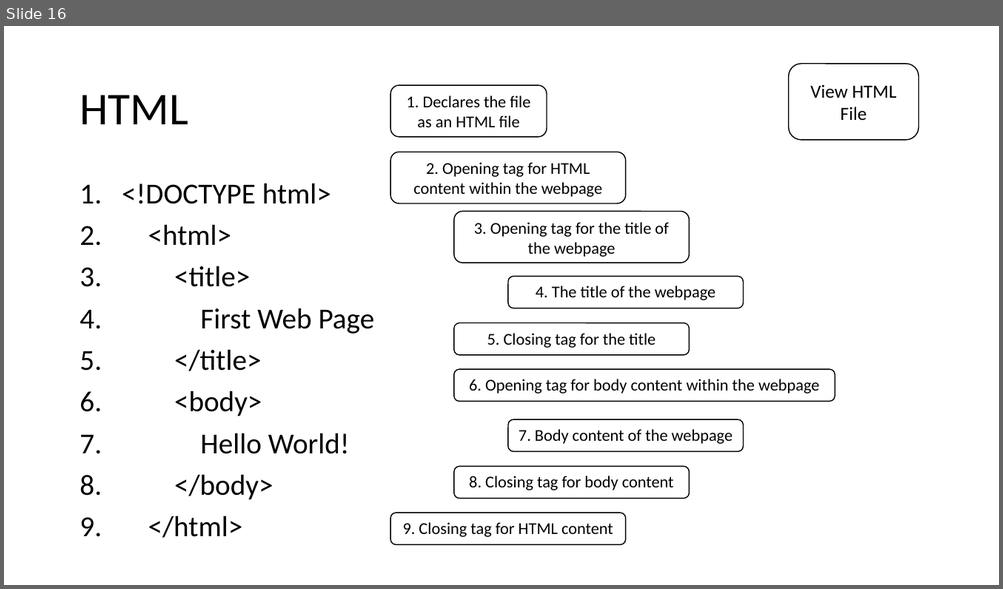
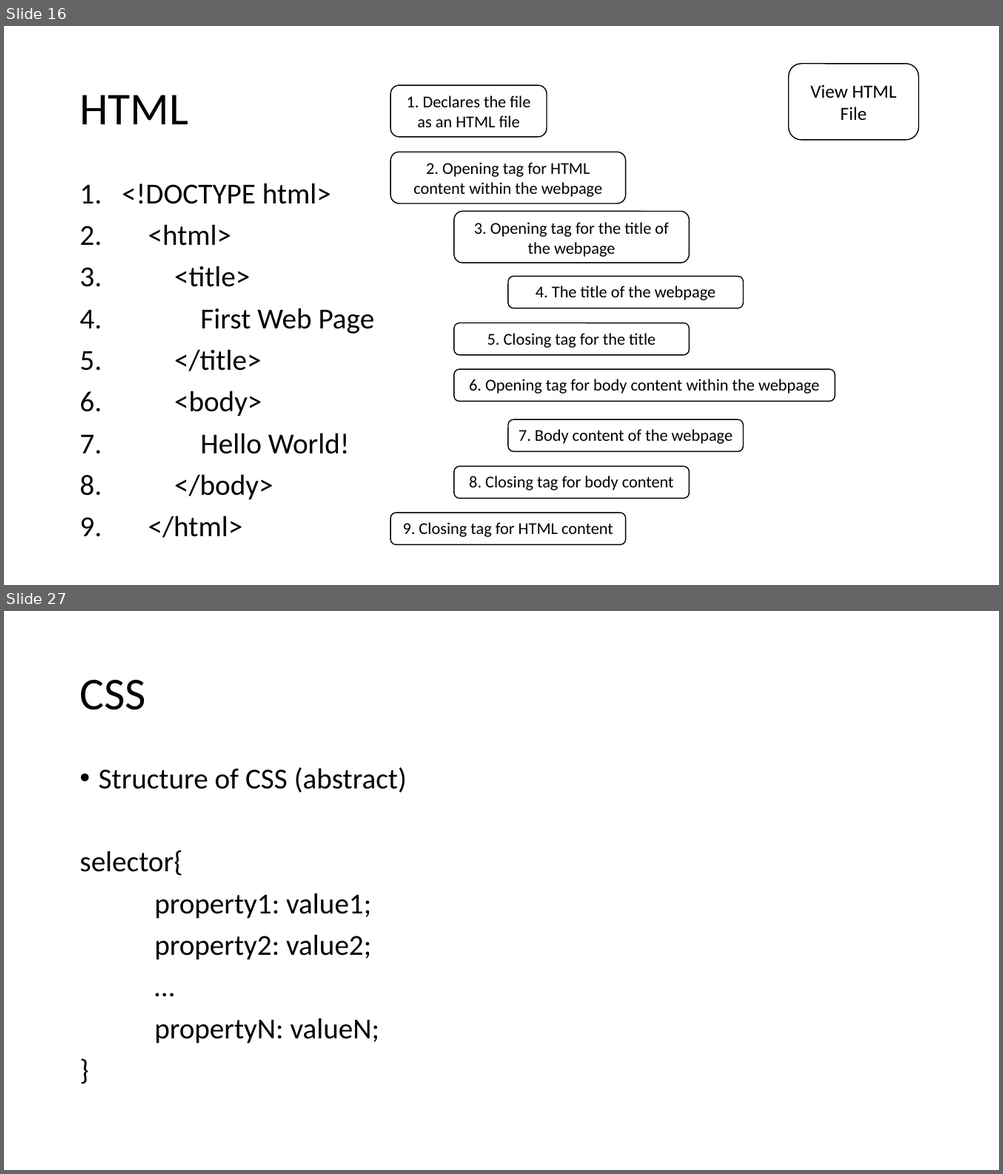
Before and after one commit to MrJoshGross/Course-Curricular-Material, a slide deck: Computer Science Principles/Lectures/Lecture 8 - HTML Tags.pptx. Shown one above the other, each under a label of ours: slide 16 before the commit, slides 16 and 27 after it; the slides between them are not shown. The pictures are 1003x589 and 1003x1174 pixels, drawn with LibreOffice and Linux fonts; fonts in the diff are those of the drawing. Boxes give left, top, right and bottom in pixels: in the first picture for what was removed or moved away, otherwise in the second. Text is boxed around its words. In the diff, an @@ line names an element or a change of style, - is before the commit and + after.

```diff
--- a/Computer Science Principles/Lectures/Lecture 8 - HTML Tags.pptx
+++ b/Computer Science Principles/Lectures/Lecture 8 - HTML Tags.pptx
@@ slide 27 added at [4, 611, 999, 1170], background #FFFFFF @@
@@ title added at [79, 680, 145, 710], 44 pt, text #000000 @@
+CSS
@@ text added at [79, 767, 407, 1044], 28 pt, text #000000 @@
+• Structure of CSS (abstract)
+selector{
+property1: value1;
+property2: value2;
+…
+propertyN: valueN;
+}
```
Also in this commit, not shown: 23 other slides added.
